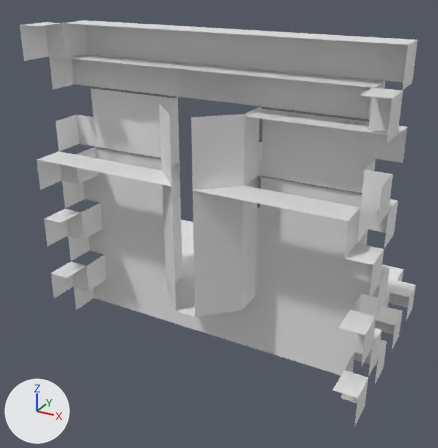
A saved change to the OBJ model Assets/3D Models/The Wall/Preemps/Thick Slot.obj.
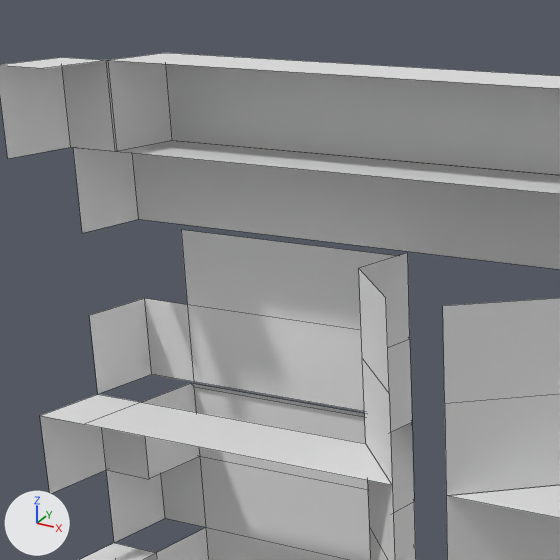
Old and new are each drawn whole from a 50 mm lens placed at (1.253, -2.464, 1.724), pointed at (-0.083, -0.035, 0.51) and again close up on the part from 5% to 54% of the width and 0% to 48% of the height. The axes (+X, +Y, +Z) are drawn at lower left. The lights are the same throughout. The close-ups show mesh edges as thin lines. Where no turn or scale is listed for an object, it has been applied to the vertices. Vertices at the same position are counted once.

Objects in the first close-up: 'Top_Slot_0_Intact.003'.
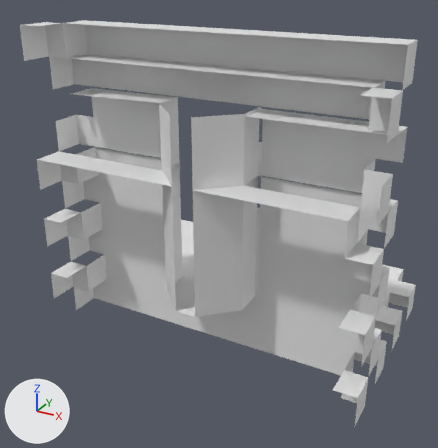
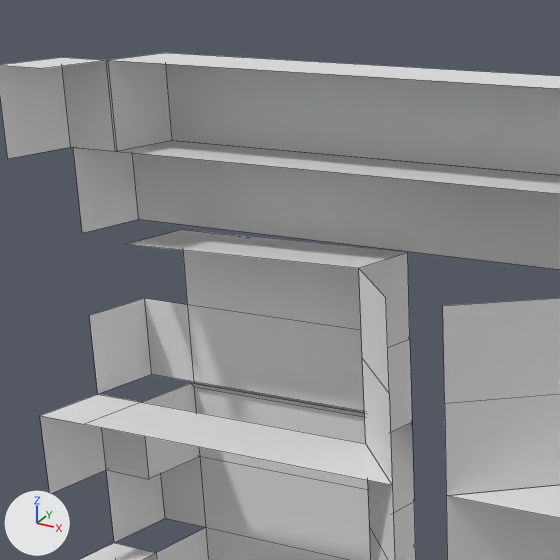
What differs and where, as boxes (x1, y1, x2, y2) in the close-ups (560 x 560 px):
```json
{"part": 1, "of": "me_top_slot_0_intact_003", "change": "added", "after": [128, 230, 406, 268]}
```

Scene script edits in JSON lines:
```json
{"block": "me_top_slot_0_intact_003", "where": "me_top_slot_0_intact_003.from_pydata(...)  # 256 vertices, 157 faces; spans x -0.81..0.8, y -0.49..0.71, z -0.04..1.46"}
{"block": "me_top_slot_0_intact_003", "where": "# used by ob_top_slot_0_intact_003; location = (0.0, 0.0, 0.0)"}
{"block": "me_top_slot_0_intact_003", "where": "# verts and faces of me_top_slot_0_intact_003; kept vertices keep their numbers, new ones are numbered from 256"}
{"block": "me_top_slot_0_intact_003", "where": "# before: 165 (-0.21, -0.19, 1.15), 166 (-0.7, -0.19, 1.15) at pixel (181, 229), 179 (-0.2, -0.2, 1.16) at pixel (407, 252), 189 (-0.21, -0.34, 1.16) at pixel (358, 268)"}
{"block": "me_top_slot_0_intact_003", "change": "me_top_slot_0_intact_003 part 1"}
{"op": "add", "block": "me_top_slot_0_intact_003", "code": "verts[256] = (-0.7, -0.34, 1.15)"}
{"op": "add", "block": "me_top_slot_0_intact_003", "code": "faces += [(165, 166, 256, 189, 179)]"}
```
